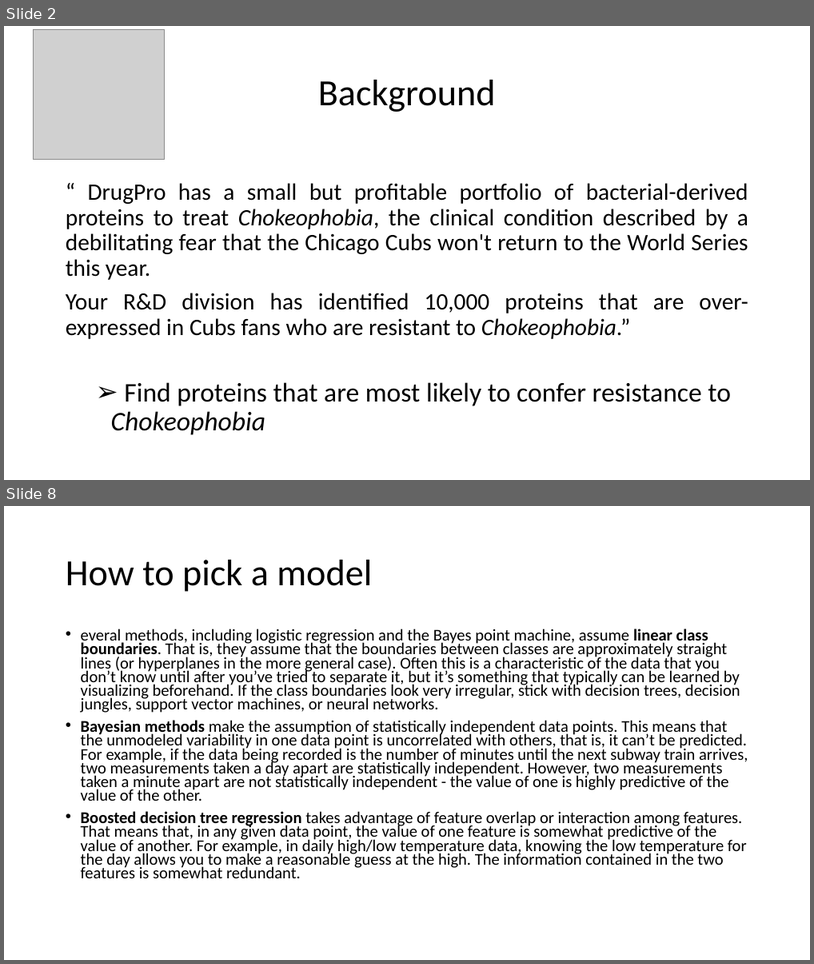
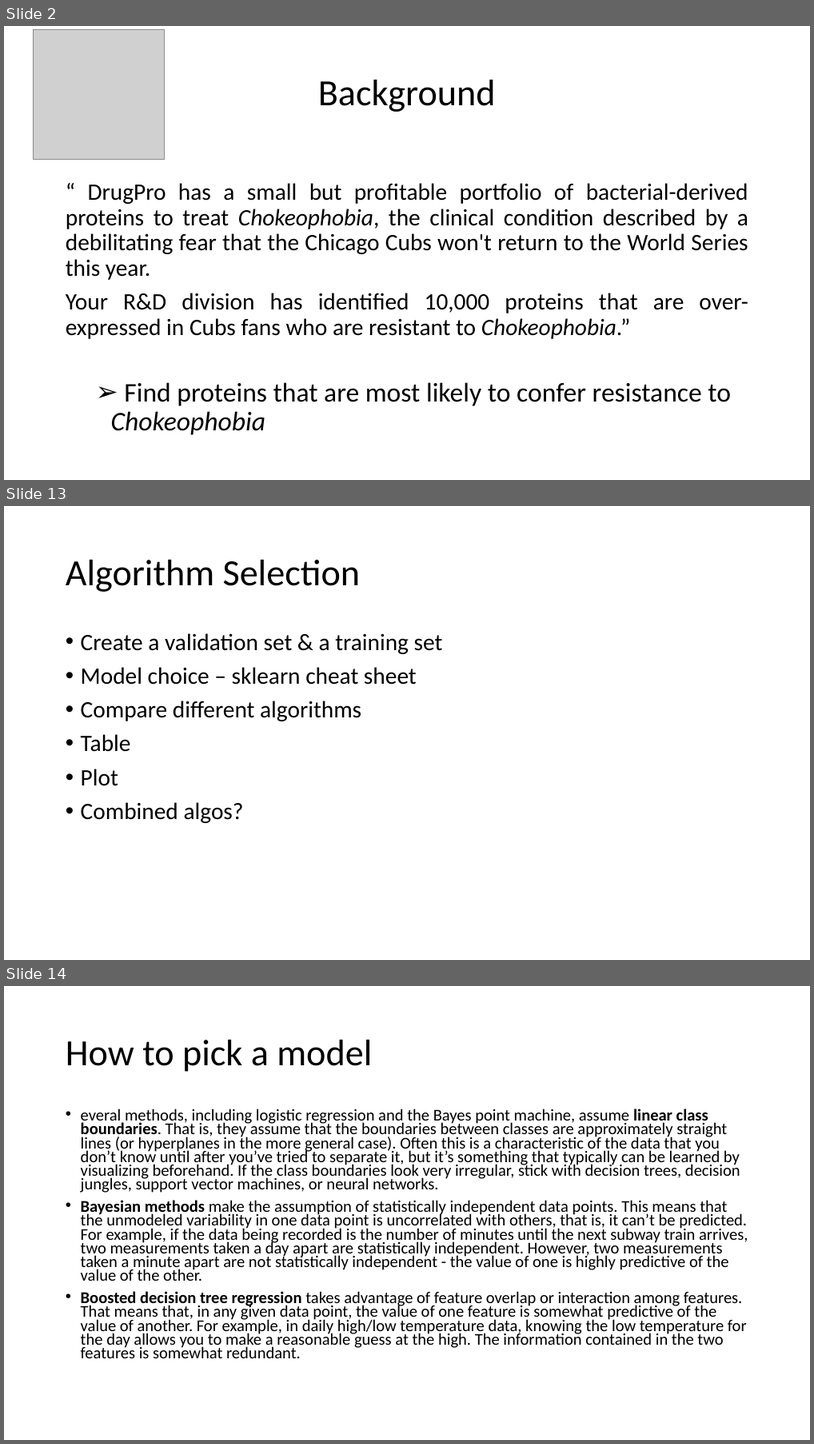
Before and after one commit to JoannaDrx/protein-classification, a slide deck: drugpro-jd.pptx. Shown one above the other, each under a label of ours: slides 2 and 8 before the commit, slides 2, 13 and 14 after it; the slides between them are not shown. The pictures are 814x964 and 814x1444 pixels, drawn with LibreOffice and Linux fonts; fonts in the diff are those of the drawing; grey boxes stand for pictures. Boxes give left, top, right and bottom in pixels: in the first picture for what was removed or moved away, otherwise in the second. Text is boxed around its words. In the diff, an @@ line names an element or a change of style, - is before the commit and + after.

```diff
--- a/drugpro-jd.pptx
+++ b/drugpro-jd.pptx
@@ slide 13 added at bbox=[4, 506, 810, 960], background #FFFFFF @@
@@ title added at bbox=[66, 560, 361, 592], 44 pt, text #000000 @@
+Algorithm Selection
@@ text added at bbox=[81, 633, 443, 823], 28 pt, text #000000 @@
+• Create a validation set & a training set
+• Model choice – sklearn cheat sheet
+• Compare different algorithms
+• Table
+• Plot
+• Combined algos?
@@ what was slide 8 is now slide 14 @@
```
Also in this commit, not shown: 4 slides changed, 9 other slides added, 7 slides removed, 10 other files.
